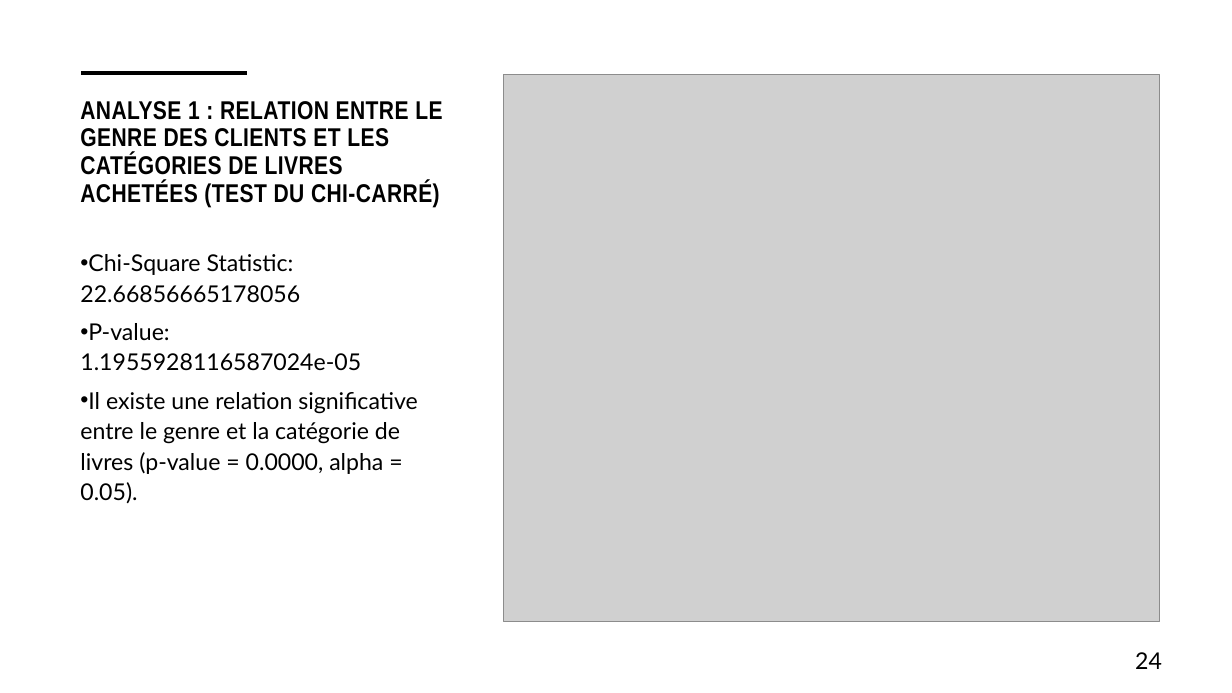
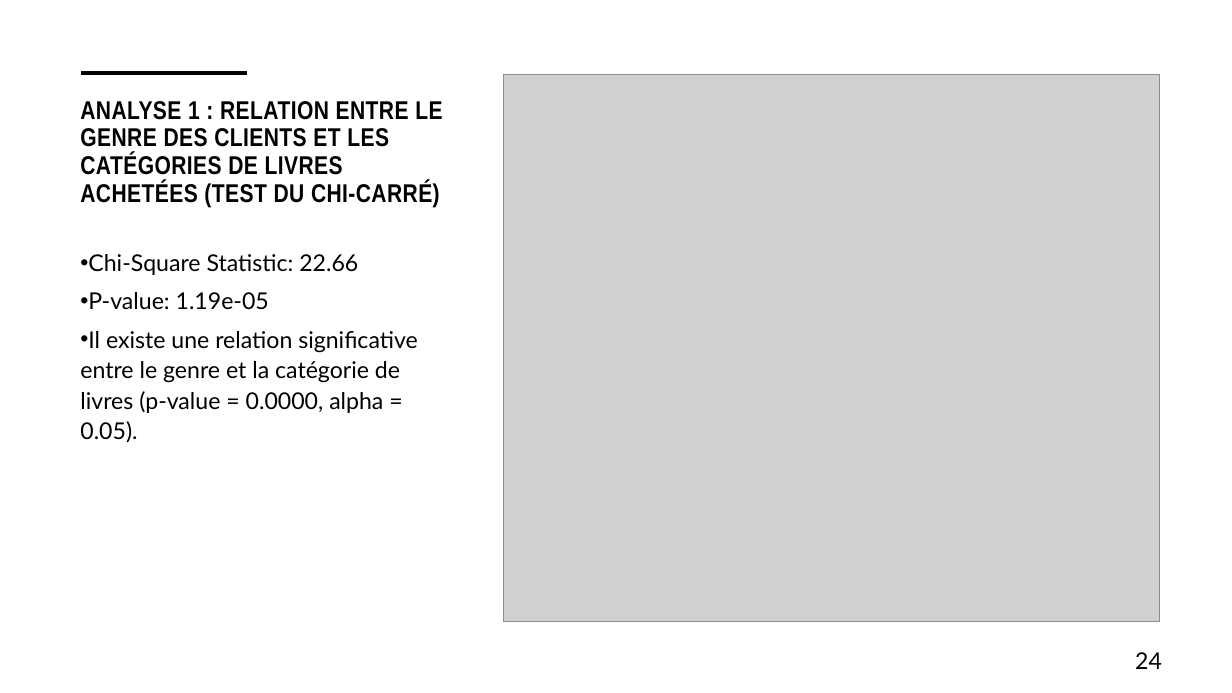
Before and after one commit to RubenKraan/data_analyst_openclassrooms, a slide deck: slide 24 of projet 9/Kraan_ruben_1_support_052025.pptx. Drawn at 1232x693 pixels with LibreOffice and Linux fonts; fonts in the diff are those of the drawing; grey boxes stand for pictures. Boxes give left, top, right and bottom in pixels: in the first picture for what was removed or moved away, otherwise in the second. Text is boxed around its words. In the diff, an @@ line names an element or a change of style, - is before the commit and + after.

Commit message:
data analyse profile

```diff
--- a/projet 9/Kraan_ruben_1_support_052025.pptx
+++ b/projet 9/Kraan_ruben_1_support_052025.pptx
@@ text at (88, 254, 358, 309): text changed @@
-• Chi-Square Statistic: 22.66856665178056
-• P-value: 1.1955928116587024e-05
+• Chi-Square Statistic: 22.66
+• P-value: 1.19e-05
```
Also in this commit, not shown: 56 other files.
